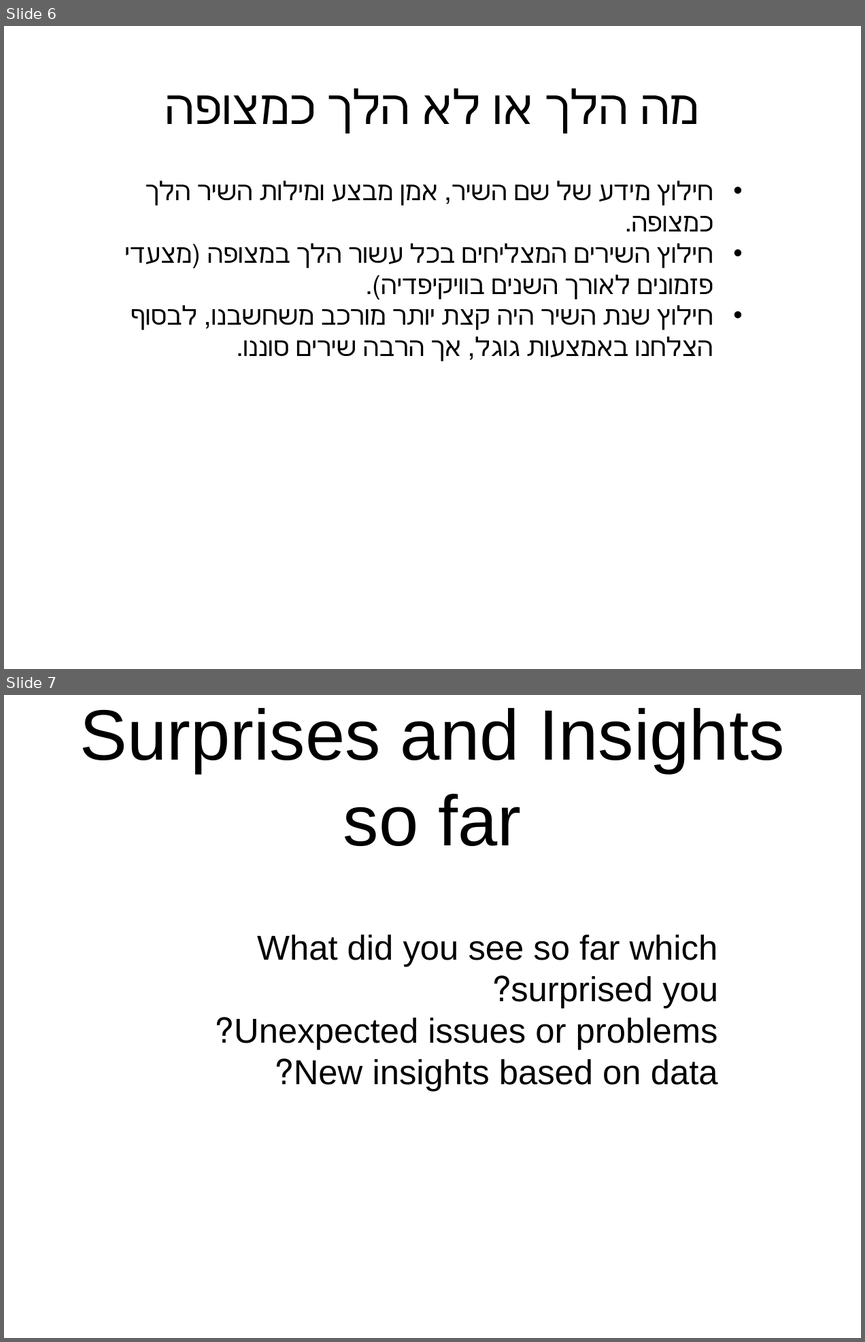
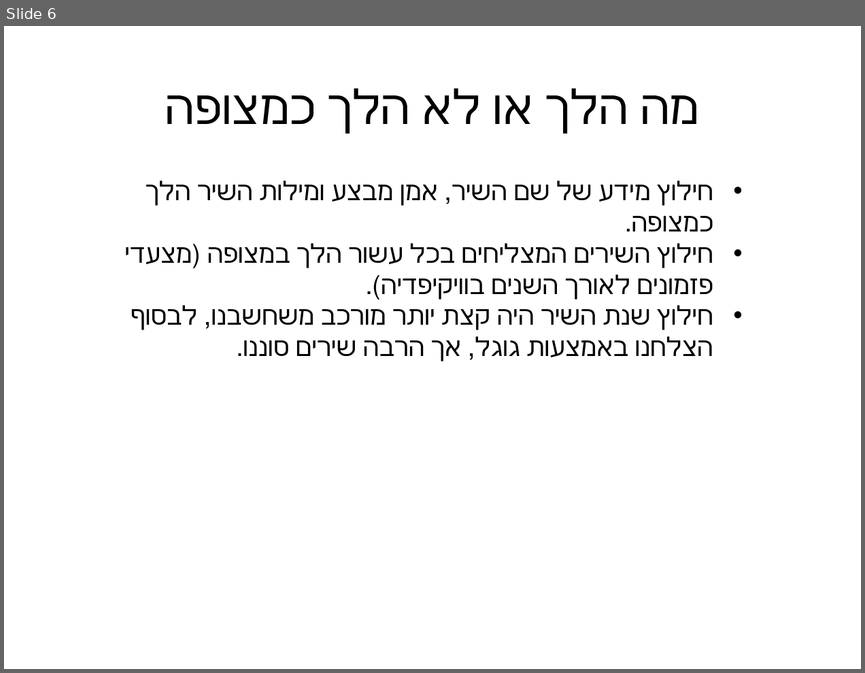
Before and after one commit to shaharjacob/hebrew-songs, a slide deck: project_presentation_template.pptx. Shown one above the other, each under a label of ours: slides 6 and 7 before the commit, slide 6 after it. The pictures are 865x1342 and 865x673 pixels, drawn with LibreOffice and Linux fonts; fonts in the diff are those of the drawing; background and template pictures are left out. Boxes give left, top, right and bottom in pixels: in the first picture for what was removed or moved away, otherwise in the second. Text is boxed around its words. In the diff, an @@ line names an element or a change of style, - is before the commit and + after.

```diff
--- a/project_presentation_template.pptx
+++ b/project_presentation_template.pptx
@@ slide 7 removed at bbox=[4, 695, 861, 1338], background picture (left out) @@
@@ text removed at bbox=[80, 708, 785, 846] @@
-Surprises and Insights so far
@@ text removed at bbox=[234, 934, 718, 1091] @@
-What did you see so far which surprised you?
-Unexpected issues or problems?
-New insights based on data?
```
Also in this commit, not shown: 3 slides changed, 1 other slide removed.
